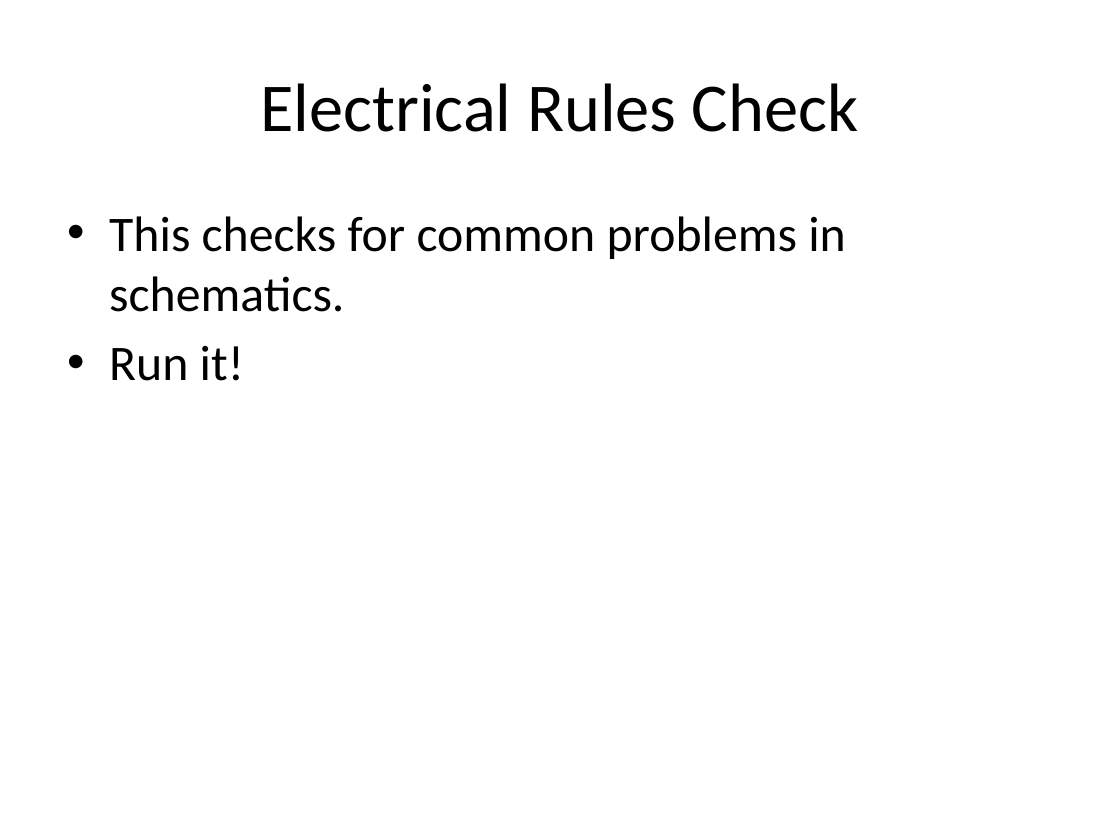
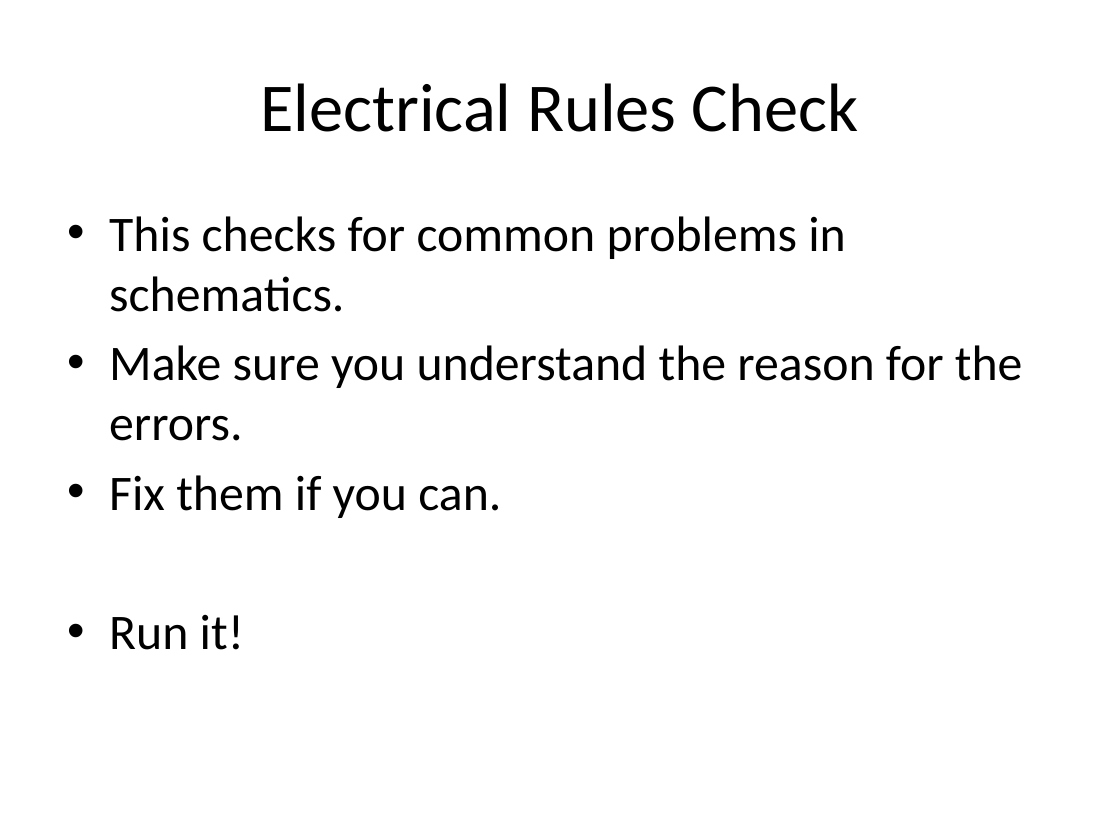
Before and after one commit to NVSL/QuadClass-Resources, a slide deck: slide 40 of Lecture Slides/Lab01-Eagle-Intro.pptx. Drawn at 1120x840 pixels with LibreOffice and Linux fonts; fonts in the diff are those of the drawing. Boxes give left, top, right and bottom in pixels: in the first picture for what was removed or moved away, otherwise in the second. Text is boxed around its words. In the diff, an @@ line names an element or a change of style, - is before the commit and + after.

```diff
--- a/Lecture Slides/Lab01-Eagle-Intro.pptx
+++ b/Lecture Slides/Lab01-Eagle-Intro.pptx
@@ text at [109,345,1023,518]: paragraphs added @@
+• Make sure you understand the reason for the errors.
+• Fix them if you can.
```
Also in this commit, not shown: 2 other slides changed, 2 other files.
